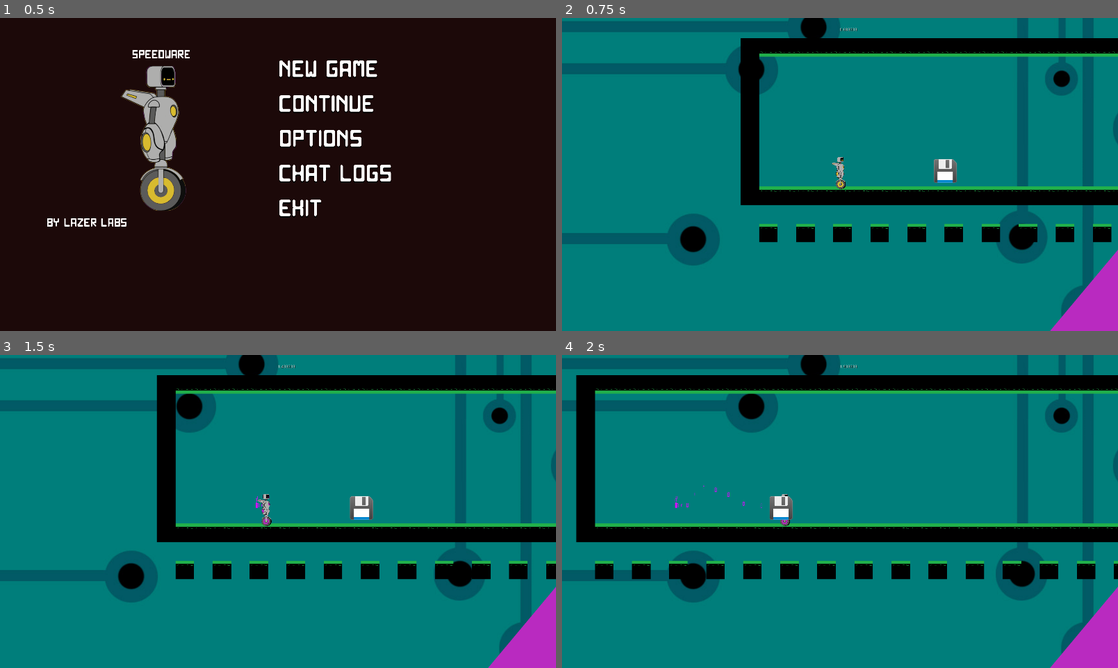
Above: before the commit, frames 1-4 (two rows, left to right).
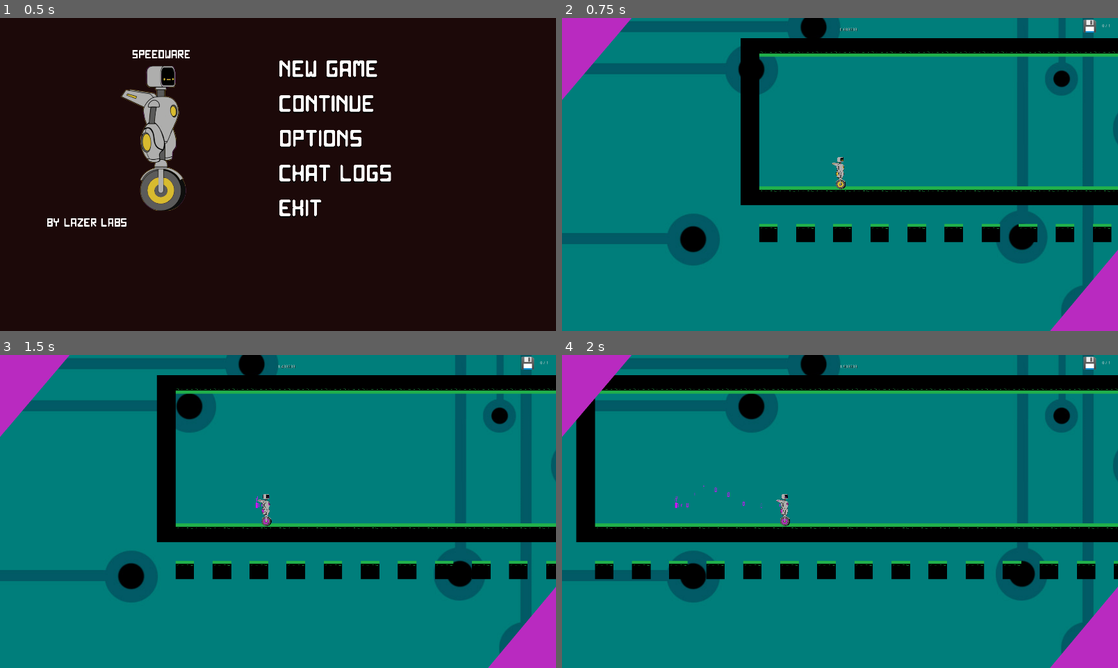
Above: after the commit, the same moments.

Repository: TheChriggu/Speedware
Game: Godot game, scene res://Menus/Startmenu/TitleScreen.tscn
Same seed, same stepped clock (60 frames per second), same inputs: the game is played once before the commit and once after it.
Inputs (mouse positions are in pixels of both pictures, inside the frame that each line leads up to):
- Up to frame 1 (0.5 s): no input
- Up to frame 2 (0.75 s): click "new Game" at 0.5 s
- Up to frame 3 (1.5 s): tap Enter at 1.25 s; move the mouse to (400, 495) at 1.27 s; hold D (move_right) from 1.28 s (still down); right-click (400, 495) at 1.35 s
- Up to frame 4 (2 s): keep holding D (move_right); tap Space (jump) at 1.52 s

Frame 1 is identical in both runs. In frame 2, 2.1% of the frame differs, in the area x 0-99%, y 0-53%; in frame 3, 2.1%; in frame 4, 2.1%.

Commit message:
Added reset hotkey added Collectible system with addable collectibles and UI for it
--HG--
branch : ObjectOrientiveVersion_WIP

Diff:
--- a/Environment/Collectibles/Collectible.gd
+++ b/Environment/Collectibles/Collectible.gd
@@ -1,15 +1,6 @@
 extends Sprite
 
-# class member variables go here, for example:
-# var a = 2
-# var b = "textvar"
-
-func _ready():
-	# Called when the node is added to the scene for the first time.
-	# Initialization here
-	pass
-
-#func _process(delta):
-#	# Called every frame. Delta is time since last frame.
-#	# Update game logic here.
-#	pass
+func _on_Area2D_area_entered(area):
+	$AnimationPlayer.play("Collectible_collected")
+	#$CollectiblesCollected.CollectiblesCollected()
+	get_parent().get_node("UI/CollectiblesCollected").CollectiblesCollected()
--- /dev/null
+++ b/Environment/Collectibles/CollectiblesCollected.gd
@@ -0,0 +1,13 @@
+extends CanvasLayer
+
+var CurrentCollectibles = 0
+export var CollectiblesInThisLevel = 3
+
+func CollectiblesCollected():
+	CurrentCollectibles = CurrentCollectibles + 1
+
+func PrintCurrentCollectible():
+	return CurrentCollectibles
+
+func CollectiblesInLevel():
+	return CollectiblesInThisLevel
--- /dev/null
+++ b/Environment/UI/Collectible.tscn
@@ -0,0 +1,62 @@
+[gd_scene load_steps=5 format=2]
+
+[ext_resource path="res://Environment/Collectibles/Collectible_Icon_Floppy_Disk.png" type="Texture" id=1]
+[ext_resource path="res://Environment/Collectibles/Collectible.gd" type="Script" id=2]
+
+[sub_resource type="RectangleShape2D" id=1]
+
+custom_solver_bias = 0.0
+extents = Vector2( 528.551, 512.784 )
+
+[sub_resource type="Animation" id=2]
+
+resource_name = "Collectible_collected"
+length = 1.0
+loop = false
+step = 0.1
+tracks/0/type = "value"
+tracks/0/path = NodePath(".:visible")
+tracks/0/interp = 1
+tracks/0/loop_wrap = true
+tracks/0/imported = false
+tracks/0/enabled = true
+tracks/0/keys = {
+"times": PoolRealArray( 0 ),
+"transitions": PoolRealArray( 1 ),
+"update": 1,
+"values": [ false ]
+}
+
+[node name="Collectible" type="Sprite"]
+
+position = Vector2( 0.602753, 2.18532 )
+scale = Vector2( 0.0348979, 0.0348979 )
+texture = ExtResource( 1 )
+script = ExtResource( 2 )
+_sections_unfolded = [ "Visibility" ]
+
+[node name="Area2D" type="Area2D" parent="." index="0"]
+
+input_pickable = true
+gravity_vec = Vector2( 0, 1 )
+gravity = 98.0
+linear_damp = 0.1
+angular_damp = 1.0
+audio_bus_override = false
+audio_bus_name = "Master"
+
+[node name="CollisionShape2D" type="CollisionShape2D" parent="Area2D" index="0"]
+
+shape = SubResource( 1 )
+
+[node name="AnimationPlayer" type="AnimationPlayer" parent="." index="1"]
+
+root_node = NodePath("..")
+autoplay = ""
+playback_process_mode = 1
+playback_default_blend_time = 0.0
+playback_speed = 1.0
+anims/Collectible_collected = SubResource( 2 )
+blend_times = [  ]
+
+[connection signal="area_entered" from="Area2D" to="." method="_on_Area2D_area_entered"]
--- /dev/null
+++ b/Environment/UI/CollectiblesCollected.tscn
@@ -0,0 +1,43 @@
+[gd_scene load_steps=4 format=2]
+
+[ext_resource path="res://Environment/Collectibles/CollectiblesCollected.gd" type="Script" id=1]
+[ext_resource path="res://Environment/UI/CollectiblesLabel.gd" type="Script" id=2]
+[ext_resource path="res://Environment/Collectibles/Collectible_Icon_Floppy_Disk.png" type="Texture" id=3]
+
+[node name="CollectiblesCollected" type="CanvasLayer"]
+
+layer = 1
+offset = Vector2( 0, 0 )
+rotation = 0.0
+scale = Vector2( 1, 1 )
+transform = Transform2D( 1, 0, 0, 1, 0, 0 )
+script = ExtResource( 1 )
+CollectiblesInThisLevel = 3
+
+[node name="Label" type="Label" parent="." index="0"]
+
+anchor_left = 0.0
+anchor_top = 0.0
+anchor_right = 0.0
+anchor_bottom = 0.0
+margin_left = 1865.0
+margin_top = 21.0
+margin_right = 1905.0
+margin_bottom = 35.0
+rect_pivot_offset = Vector2( 0, 0 )
+rect_clip_content = false
+mouse_filter = 2
+mouse_default_cursor_shape = 0
+size_flags_horizontal = 1
+size_flags_vertical = 4
+percent_visible = 1.0
+lines_skipped = 0
+max_lines_visible = -1
+script = ExtResource( 2 )
+MaxCollectibles = 0
+
+[node name="Sprite" type="Sprite" parent="." index="1"]
+
+position = Vector2( 1822.88, 28.5602 )
+scale = Vector2( 0.0456378, 0.0456378 )
+texture = ExtResource( 3 )
--- /dev/null
+++ b/Environment/UI/CollectiblesLabel.gd
@@ -0,0 +1,12 @@
+extends Label
+
+export var MaxCollectibles = 0
+var CurrentCollectibles = 0
+
+func _ready():
+	MaxCollectibles = get_parent().CollectiblesInLevel()
+	text = str(CurrentCollectibles, " / ", MaxCollectibles)
+
+func _process(delta):
+	var CurrentCollectibles = get_parent().PrintCurrentCollectible()
+	text = str(CurrentCollectibles, " / ", MaxCollectibles)
--- a/Menus/PauseMenu/PauseMenu_return_to_Title.gd
+++ b/Menus/PauseMenu/PauseMenu_return_to_Title.gd
@@ -2,4 +2,4 @@
 
 func _on_Button_pressed():
 	get_tree().paused = false
-	get_tree().change_scene("res://Scenes/TitleScreen.tscn")
+	get_tree().change_scene("res://Menus/Startmenu/TitleScreen.tscn")
--- a/Player/playerKinematic.gd
+++ b/Player/playerKinematic.gd
@@ -67,6 +67,8 @@
 	#MLJ
 	if Input.is_action_just_released("jump"):
 		jump_cut()
+	if Input.is_action_just_pressed("restart"):
+		get_tree().reload_current_scene
 
 	var stop = true
 
@@ -122,7 +124,6 @@
 
 #Camera calculation
 func _process(delta):
-
 	#calculate new average speed once every frame. Initializes horizontal camera offset calculation
 	$AverageSpeedCalculator.addNew(velocity)
 
--- a/Player/playerKinematic.tscn
+++ b/Player/playerKinematic.tscn
@@ -199,7 +199,7 @@
 radius = 18.8167
 height = 3.51901
 
-[node name="player" type="KinematicBody2D" index="0"]
+[node name="player" type="KinematicBody2D"]
 
 position = Vector2( -1.66478, 7.61046 )
 input_pickable = false
@@ -307,7 +307,6 @@
 
 [node name="TopColorTriangle" type="Sprite" parent="ColorIndicator" index="0"]
 
-visible = false
 modulate = Color( 0.729412, 0.168627, 0.756863, 1 )
 position = Vector2( 112.319, 192.71 )
 rotation = 1.57065
--- a/Scenes/Levels/Prototype_MS02_Ver01_Konstantin_S.tscn
+++ b/Scenes/Levels/Prototype_MS02_Ver01_Konstantin_S.tscn
@@ -1,299 +1,274 @@
-[gd_scene load_steps=10 format=2]
-
-[ext_resource path="res://Environment/UI/Timer.tscn" type="PackedScene" id=1]
-[ext_resource path="res://Datastrings/LaserPurple.tscn" type="PackedScene" id=2]
-[ext_resource path="res://Datastrings/LaserOrange.tscn" type="PackedScene" id=3]
-[ext_resource path="res://Tileset/TileSetPlaceholder.tres" type="TileSet" id=4]
-[ext_resource path="res://Player/playerKinematic.tscn" type="PackedScene" id=5]
-[ext_resource path="res://Menus/PauseMenu/PauseMenu.tscn" type="PackedScene" id=6]
-[ext_resource path="res://Environment/Collectibles/Collectible_Icon_Floppy_Disk.png" type="Texture" id=7]
-
-[sub_resource type="RectangleShape2D" id=1]
-
-custom_solver_bias = 0.0
-extents = Vector2( 528.551, 512.784 )
-
-[sub_resource type="Animation" id=2]
-
-resource_name = "Collectible_collected"
-length = 1.0
-loop = false
-step = 0.1
-tracks/0/type = "value"
-tracks/0/path = NodePath(".:visible")
-tracks/0/interp = 1
-tracks/0/loop_wrap = true
-tracks/0/imported = false
-tracks/0/enabled = true
-tracks/0/keys = {
-"times": PoolRealArray( 0 ),
-"transitions": PoolRealArray( 1 ),
-"update": 1,
-"values": [ false ]
-}
+[gd_scene load_steps=9 format=2]
+
+[ext_resource path="res://Datastrings/LaserPurple.tscn" type="PackedScene" id=1]
+[ext_resource path="res://Datastrings/LaserOrange.tscn" type="PackedScene" id=2]
+[ext_resource path="res://Tileset/TileSetPlaceholder.tres" type="TileSet" id=3]
+[ext_resource path="res://Player/playerKinematic.tscn" type="PackedScene" id=4]
+[ext_resource path="res://Environment/UI/Collectible.tscn" type="PackedScene" id=5]
+[ext_resource path="res://Environment/UI/Timer.tscn" type="PackedScene" id=6]
+[ext_resource path="res://Menus/PauseMenu/PauseMenu.tscn" type="PackedScene" id=7]
+[ext_resource path="res://Environment/UI/CollectiblesCollected.tscn" type="PackedScene" id=8]
 
 [node name="World" type="Node" index="0"]
 
 _sections_unfolded = [ "Pause" ]
 
-[node name="Timer" parent="." index="0" instance=ExtResource( 1 )]
-
-[node name="Lasers" type="Node2D" parent="." index="1"]
+[node name="Lasers" type="Node2D" parent="." index="0"]
 
 editor/display_folded = true
 
-[node name="LaserBlau" parent="Lasers" index="0" instance=ExtResource( 2 )]
+[node name="LaserBlau" parent="Lasers" index="0" instance=ExtResource( 1 )]
 
 position = Vector2( 30664.6, 681.067 )
 rotation = 1.5708
 scale = Vector2( 0.05, 1.97275 )
 
-[node name="LaserBlau2" parent="Lasers" index="1" instance=ExtResource( 2 )]
+[node name="LaserBlau2" parent="Lasers" index="1" instance=ExtResource( 1 )]
 
 position = Vector2( 32274.9, 1054.69 )
 scale = Vector2( 0.05, 2.75187 )
 
-[node name="LaserBlau12" parent="Lasers" index="2" instance=ExtResource( 2 )]
+[node name="LaserBlau12" parent="Lasers" index="2" instance=ExtResource( 1 )]
 
 position = Vector2( 33647, 1044.62 )
 scale = Vector2( 0.05, 2.75187 )
 
-[node name="LaserBlau13" parent="Lasers" index="3" instance=ExtResource( 2 )]
+[node name="LaserBlau13" parent="Lasers" index="3" instance=ExtResource( 1 )]
 
 position = Vector2( 33853.4, 1042.1 )
 scale = Vector2( 0.05, 2.75187 )
 
-[node name="LaserBlau14" parent="Lasers" index="4" instance=ExtResource( 2 )]
+[node name="LaserBlau14" parent="Lasers" index="4" instance=ExtResource( 1 )]
 
 position = Vector2( 35034.5, 1001.6 )
 scale = Vector2( 0.05, 1.83593 )
 
-[node name="LaserBlau15" parent="Lasers" index="5" instance=ExtResource( 2 )]
+[node name="LaserBlau15" parent="Lasers" index="5" instance=ExtResource( 1 )]
 
 position = Vector2( 35101.1, 970.881 )
 scale = Vector2( 0.05, 1.80641 )
 
-[node name="LaserBlau3" parent="Lasers" index="6" instance=ExtResource( 2 )]
+[node name="LaserBlau3" parent="Lasers" index="6" instance=ExtResource( 1 )]
 
 position = Vector2( 10351.5, 61.4178 )
 scale = Vector2( 0.05, 1.30603 )
 
-[node name="LaserBlau5" parent="Lasers" index="7" instance=ExtResource( 2 )]
+[node name="LaserBlau5" parent="Lasers" index="7" instance=ExtResource( 1 )]
 
 position = Vector2( 11288.8, -220.497 )
 scale = Vector2( 0.05, 1.34392 )
 
-[node name="LaserBlau4" parent="Lasers" index="8" instance=ExtResource( 2 )]
+[node name="LaserBlau4" parent="Lasers" index="8" instance=ExtResource( 1 )]
 
 position = Vector2( 11119.7, 68.374 )
 scale = Vector2( 0.05, 1.24918 )
 
-[node name="LaserBlau6" parent="Lasers" index="9" instance=ExtResource( 2 )]
+[node name="LaserBlau6" parent="Lasers" index="9" instance=ExtResource( 1 )]
 
 position = Vector2( 19178.9, 12.9887 )
 scale = Vector2( 0.05, 1.89457 )
 
-[node name="LaserBlau7" parent="Lasers" index="10" instance=ExtResource( 2 )]
+[node name="LaserBlau7" parent="Lasers" index="10" instance=ExtResource( 1 )]
 
 position = Vector2( 19621.9, 3.98874 )
 scale = Vector2( 0.05, 1.89457 )
 
-[node name="LaserBlau8" parent="Lasers" index="11" instance=ExtResource( 2 )]
+[node name="LaserBlau8" parent="Lasers" index="11" instance=ExtResource( 1 )]
 
 position = Vector2( 20335.9, -278.651 )
 scale = Vector2( 0.05, 2.79068 )
 
-[node name="LaserBlau9" parent="Lasers" index="12" instance=ExtResource( 2 )]
+[node name="LaserBlau9" parent="Lasers" index="12" instance=ExtResource( 1 )]
 
 position = Vector2( 23846.5, 389.2 )
 rotation = 1.5708
 scale = Vector2( 0.05, 3.82255 )
 
-[node name="LaserBlau10" parent="Lasers" index="13" instance=ExtResource( 2 )]
+[node name="LaserBlau10" parent="Lasers" index="13" instance=ExtResource( 1 )]
 
 position = Vector2( 25696.6, 325.262 )
 rotation = 1.5708
 scale = Vector2( 0.05, 3.82255 )
 
-[node name="LaserBlau11" parent="Lasers" index="14" instance=ExtResource( 2 )]
+[node name="LaserBlau11" parent="Lasers" index="14" instance=ExtResource( 1 )]
 
 position = Vector2( 27550.8, 73.5932 )
 rotation = 1.5708
 scale = Vector2( 0.05, 3.82255 )
 
-[node name="LaserRot" parent="Lasers" index="15" instance=ExtResource( 3 )]
+[node name="LaserRot" parent="Lasers" index="15" instance=ExtResource( 2 )]
 
 position = Vector2( 29993.7, -96.1509 )
 scale = Vector2( 0.005, 0.566892 )
 _sections_unfolded = [ "Region", "Transform", "Visibility" ]
 
-[node name="LaserRot2" parent="Lasers" index="16" instance=ExtResource( 3 )]
+[node name="LaserRot2" parent="Lasers" index="16" instance=ExtResource( 2 )]
 
 position = Vector2( 33283.3, 1059.55 )
 scale = Vector2( 0.005, 0.320003 )
 _sections_unfolded = [ "Region", "Transform", "Visibility" ]
 
-[node name="LaserRot25" parent="Lasers" index="17" instance=ExtResource( 3 )]
+[node name="LaserRot25" parent="Lasers" index="17" instance=ExtResource( 2 )]
 
 position = Vector2( 34260.1, 1082.21 )
 scale = Vector2( 0.005, 0.320003 )
 _sections_unfolded = [ "Region", "Transform", "Visibility" ]
 
-[node name="LaserRot26" parent="Lasers" index="18" instance=ExtResource( 3 )]
+[node name="LaserRot26" parent="Lasers" index="18" instance=ExtResource( 2 )]
 
 position = Vector2( 35356.8, 1001.27 )
 scale = Vector2( 0.005, 0.220079 )
 _sections_unfolded = [ "Region", "Transform", "Visibility" ]
 
-[node name="LaserRot27" parent="Lasers" index="19" instance=ExtResource( 3 )]
+[node name="LaserRot27" parent="Lasers" index="19" instance=ExtResource( 2 )]
 
 position = Vector2( 35289.4, 967.307 )
 scale = Vector2( 0.005, 0.21962 )
 _sections_unfolded = [ "Region", "Transform", "Visibility" ]
 
-[node name="LaserRot3" parent="Lasers" index="20" instance=ExtResource( 3 )]
+[node name="LaserRot3" parent="Lasers" index="20" instance=ExtResource( 2 )]
 
 position = Vector2( 10731, 64.1695 )
 scale = Vector2( 0.005, 0.156323 )
 _sections_unfolded = [ "Region", "Transform", "Visibility" ]
 
-[node name="LaserRot5" parent="Lasers" index="21" instance=ExtResource( 3 )]
+[node name="LaserRot5" parent="Lasers" index="21" instance=ExtResource( 2 )]
 
 position = Vector2( 10731, -219.673 )
 scale = Vector2( 0.005, 0.17009 )
 _sections_unfolded = [ "Region", "Transform", "Visibility" ]
 
-[node name="LaserRot4" parent="Lasers" index="22" instance=ExtResource( 3 )]
+[node name="LaserRot4" parent="Lasers" index="22" instance=ExtResource( 2 )]
 
 position = Vector2( 11498, 76.3775 )
 scale = Vector2( 0.005, 0.14698 )
 _sections_unfolded = [ "Region", "Transform", "Visibility" ]
 
-[node name="LaserRot6" parent="Lasers" index="23" instance=ExtResource( 3 )]
+[node name="LaserRot6" parent="Lasers" index="23" instance=ExtResource( 2 )]
 
 position = Vector2( 13548.7, 41.4584 )
 scale = Vector2( 0.005, 0.175976 )
 _sections_unfolded = [ "Region", "Transform", "Visibility" ]
 
-[node name="LaserRot7" parent="Lasers" index="24" instance=ExtResource( 3 )]
+[node name="LaserRot7" parent="Lasers" index="24" instance=ExtResource( 2 )]
 
 position = Vector2( 14182.3, 16.4653 )
 scale = Vector2( 0.005, 0.221919 )
 _sections_unfolded = [ "Region", "Transform", "Visibility" ]
 
-[node name="LaserRot8" parent="Lasers" index="25" instance=ExtResource( 3 )]
+[node name="LaserRot8" parent="Lasers" index="25" instance=ExtResource( 2 )]
 
 position = Vector2( 16109.9, -75.6151 )
 scale = Vector2( 0.005, 0.221919 )
 _sections_unfolded = [ "Region", "Transform", "Visibility" ]
 
-[node name="LaserRot9" parent="Lasers" index="26" instance=ExtResource( 3 )]
+[node name="LaserRot9" parent="Lasers" index="26" instance=ExtResource( 2 )]
 
 position = Vector2( 16938.6, -79.2983 )
 scale = Vector2( 0.005, 0.221919 )
 _sections_unfolded = [ "Region", "Transform", "Visibility" ]
 
-[node name="LaserRot10" parent="Lasers" index="27" instance=ExtResource( 3 )]
+[node name="LaserRot10" parent="Lasers" index="27" instance=ExtResource( 2 )]
 
 position = Vector2( 17712.6, -59.6048 )
 scale = Vector2( 0.005, 0.221919 )
 _sections_unfolded = [ "Region", "Transform", "Visibility" ]
 
-[node name="LaserRot11" parent="Lasers" index="28" instance=ExtResource( 3 )]
+[node name="LaserRot11" parent="Lasers" index="28" instance=ExtResource( 2 )]
 
 position = Vector2( 18735.1, -20.9509 )
 scale = Vector2( 0.005, 0.221919 )
 _sections_unfolded = [ "Region", "Transform", "Visibility" ]
 
-[node name="LaserRot13" parent="Lasers" index="29" instance=ExtResource( 3 )]
+[node name="LaserRot13" parent="Lasers" index="29" instance=ExtResource( 2 )]
 
 position = Vector2( 21100.1, -312.131 )
 scale = Vector2( 0.005, 0.29211 )
 _sections_unfolded = [ "Region", "Transform", "Visibility" ]
 
-[node name="LaserRot14" parent="Lasers" index="30" instance=ExtResource( 3 )]
+[node name="LaserRot14" parent="Lasers" index="30" instance=ExtResource( 2 )]
 
 position = Vector2( 29514.6, 364.192 )
 rotation = 1.5708
 scale = Vector2( 0.005, 0.490669 )
 _sections_unfolded = [ "Region", "Transform", "Visibility" ]
 
-[node name="LaserRot15" parent="Lasers" index="31" instance=ExtResource( 3 )]
+[node name="LaserRot15" parent="Lasers" index="31" instance=ExtResource( 2 )]
 
 position = Vector2( 22648, -194.339 )
 scale = Vector2( 0.005, 0.446294 )
 _sections_unfolded = [ "Region", "Transform", "Visibility" ]
 
-[node name="LaserRot16" parent="Lasers" index="32" instance=ExtResource( 3 )]
+[node name="LaserRot16" parent="Lasers" index="32" instance=ExtResource( 2 )]
 
 position = Vector2( 27958.7, -123.351 )
 scale = Vector2( 0.005, 0.221919 )
 _sections_unfolded = [ "Region", "Transform", "Visibility" ]
 
-[node name="LaserRot21" parent="Lasers" index="33" instance=ExtResource( 3 )]
+[node name="LaserRot21" parent="Lasers" index="33" instance=ExtResource( 2 )]
 
 position = Vector2( 28047.1, -190.475 )
 scale = Vector2( 0.005, 0.221919 )
 _sections_unfolded = [ "Region", "Transform", "Visibility" ]
 
-[node name="LaserRot22" parent="Lasers" index="34" instance=ExtResource( 3 )]
+[node name="LaserRot22" parent="Lasers" index="34" instance=ExtResource( 2 )]
 
 position = Vector2( 28162.7, -250.077 )
 scale = Vector2( 0.005, 0.221919 )
 _sections_unfolded = [ "Region", "Transform", "Visibility" ]
 
-[node name="LaserRot23" parent="Lasers" index="35" instance=ExtResource( 3 )]
+[node name="LaserRot23" parent="Lasers" index="35" instance=ExtResource( 2 )]
 
 position = Vector2( 28280.2, -187.909 )
 scale = Vector2( 0.005, 0.221919 )
 _sections_unfolded = [ "Region", "Transform", "Visibility" ]
 
-[node name="LaserRot24" parent="Lasers" index="36" instance=ExtResource( 3 )]
+[node name="LaserRot24" parent="Lasers" index="36" instance=ExtResource( 2 )]
 
 position = Vector2( 28388.4, -110.988 )
 scale = Vector2( 0.005, 0.221919 )
 _sections_unfolded = [ "Region", "Transform", "Visibility" ]
 
-[node name="LaserRot12" parent="Lasers" index="37" instance=ExtResource( 3 )]
+[node name="LaserRot12" parent="Lasers" index="37" instance=ExtResource( 2 )]
 
 position = Vector2( 20717.1, -14.2701 )
 rotation = 1.5708
 scale = Vector2( 0.005, 0.457236 )
 _sections_unfolded = [ "Region", "Transform", "Visibility" ]
 
-[node name="LaserRot17" parent="Lasers" index="38" instance=ExtResource( 3 )]
+[node name="LaserRot17" parent="Lasers" index="38" instance=ExtResource( 2 )]
 
 position = Vector2( 21835.6, 199.58 )
 rotation = 1.5708
 scale = Vector2( 0.005, 0.912222 )
 _sections_unfolded = [ "Region", "Transform", "Visibility" ]
 
-[node name="LaserRot18" parent="Lasers" index="39" instance=ExtResource( 3 )]
+[node name="LaserRot18" parent="Lasers" index="39" instance=ExtResource( 2 )]
 
 position = Vector2( 23077.6, 392.583 )
 rotation = 1.5708
 scale = Vector2( 0.005, 0.457236 )
 _sections_unfolded = [ "Region", "Transform", "Visibility" ]
 
-[node name="LaserRot19" parent="Lasers" index="40" instance=ExtResource( 3 )]
+[node name="LaserRot19" parent="Lasers" index="40" instance=ExtResource( 2 )]
 
 position = Vector2( 24801.1, 391.256 )
 rotation = 1.5708
 scale = Vector2( 0.005, 0.457236 )
 _sections_unfolded = [ "Region", "Transform", "Visibility" ]
 
-[node name="LaserRot20" parent="Lasers" index="41" instance=ExtResource( 3 )]
+[node name="LaserRot20" parent="Lasers" index="41" instance=ExtResource( 2 )]
 
 position = Vector2( 26595.5, 200.804 )
 rotation = 1.5708
 scale = Vector2( 0.005, 0.457236 )
 _sections_unfolded = [ "Region", "Transform", "Visibility" ]
 
-[node name="TileMap" type="TileMap" parent="." index="2"]
+[node name="TileMap" type="TileMap" parent="." index="1"]
 
 position = Vector2( -182.29, 36.7301 )
 mode = 0
-tile_set = ExtResource( 4 )
+tile_set = ExtResource( 3 )
 cell_size = Vector2( 64, 64 )
 cell_quadrant_size = 16
 cell_custom_transform = Transform2D( 1, 0, 0, 1, 0, 0 )
@@ -311,39 +286,31 @@
 tile_data = PoolIntArray( -655175, 1610612746, 0, -655174, 1610612736, 0, -655173, 1610612736, 0, -655172, 1610612736,  …(33659 unchanged characters)…
 _sections_unfolded = [ "Transform" ]
 
-[node name="player" parent="." index="3" instance=ExtResource( 5 )]
+[node name="player" parent="." index="2" instance=ExtResource( 4 )]
 
 position = Vector2( 96.7024, 32.6047 )
 
-[node name="PauseMenu" parent="." index="4" instance=ExtResource( 6 )]
-
-[node name="Collectible" type="Sprite" parent="." index="5"]
-
-position = Vector2( 460.221, 46.8896 )
-scale = Vector2( 0.0830908, 0.0830908 )
-texture = ExtResource( 7 )
-_sections_unfolded = [ "Visibility" ]
-
-[node name="Area2D" type="Area2D" parent="Collectible" index="0"]
-
-input_pickable = true
-gravity_vec = Vector2( 0, 1 )
-gravity = 98.0
-linear_damp = 0.1
-angular_damp = 1.0
-audio_bus_override = false
-audio_bus_name = "Master"
-
-[node name="CollisionShape2D" type="CollisionShape2D" parent="Collectible/Area2D" index="0"]
-
-shape = SubResource( 1 )
-
-[node name="AnimationPlayer" type="AnimationPlayer" parent="Collectible" index="1"]
-
-root_node = NodePath("..")
-autoplay = ""
-playback_process_mode = 1
-playback_default_blend_time = 0.0
-playback_speed = 1.0
-anims/Collectible_collected = SubResource( 2 )
-blend_times = [  ]
+[node name="Collectible" parent="." index="3" instance=ExtResource( 5 )]
+
+position = Vector2( 10458.2, 66.7131 )
+
+[node name="UI" type="CanvasLayer" parent="." index="4"]
+
+pause_mode = 2
+layer = 1
+offset = Vector2( 0, 0 )
+rotation = 0.0
+scale = Vector2( 1, 1 )
+transform = Transform2D( 1, 0, 0, 1, 0, 0 )
+_sections_unfolded = [ "Pause" ]
+
+[node name="Timer" parent="UI" index="0" instance=ExtResource( 6 )]
+
+pause_mode = 1
+_sections_unfolded = [ "Pause" ]
+
+[node name="PauseMenu" parent="UI" index="1" instance=ExtResource( 7 )]
+
+[node name="CollectiblesCollected" parent="UI" index="2" instance=ExtResource( 8 )]
+
+CollectiblesInThisLevel = 1
--- a/project.godot
+++ b/project.godot
@@ -62,6 +62,9 @@
 pause=[ Object(InputEventKey,"resource_local_to_scene":false,"resource_name":"","device":0,"alt":false,"shift":false,"control":false,"meta":false,"command":false,"pressed":false,"scancode":80,"unicode":0,"echo":false,"script":null)
 , Object(InputEventJoypadButton,"resource_local_to_scene":false,"resource_name":"","device":0,"button_index":11,"pressure":0.0,"pressed":false,"script":null)
  ]
+restart=[ Object(InputEventKey,"resource_local_to_scene":false,"resource_name":"","device":0,"alt":false,"shift":false,"control":false,"meta":false,"command":false,"pressed":false,"scancode":82,"unicode":0,"echo":false,"script":null)
+, Object(InputEventJoypadButton,"resource_local_to_scene":false,"resource_name":"","device":0,"button_index":10,"pressure":0.0,"pressed":false,"script":null)
+ ]
 
 [layer_names]
 
